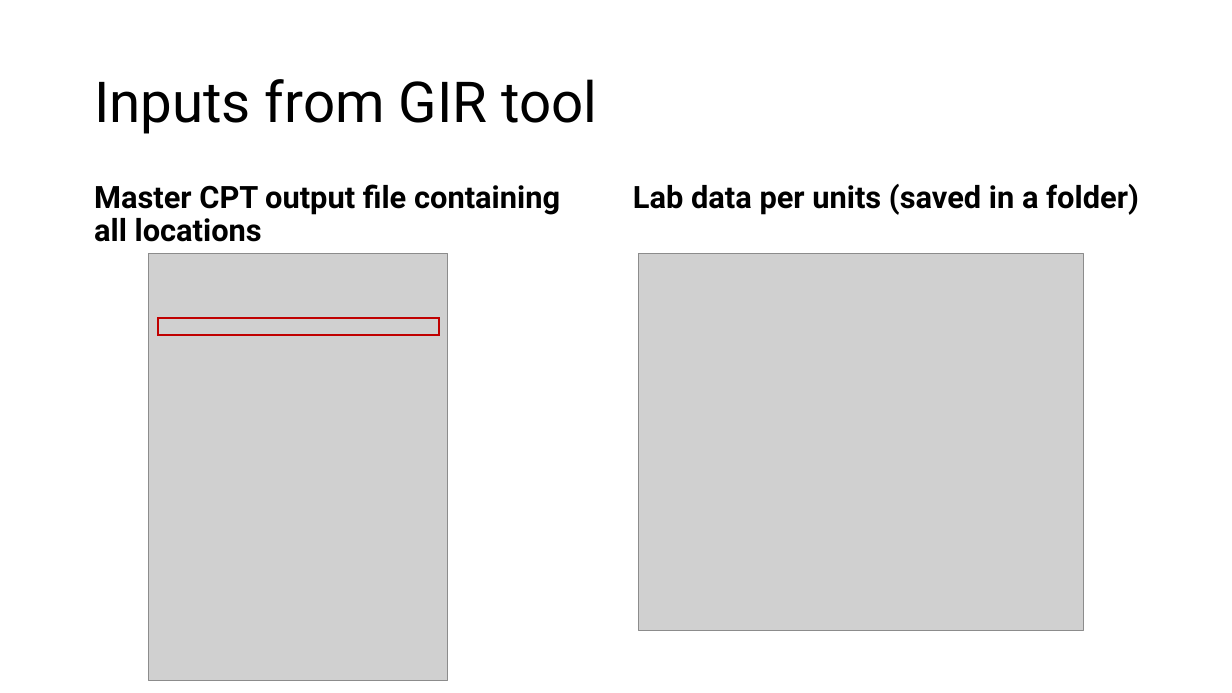
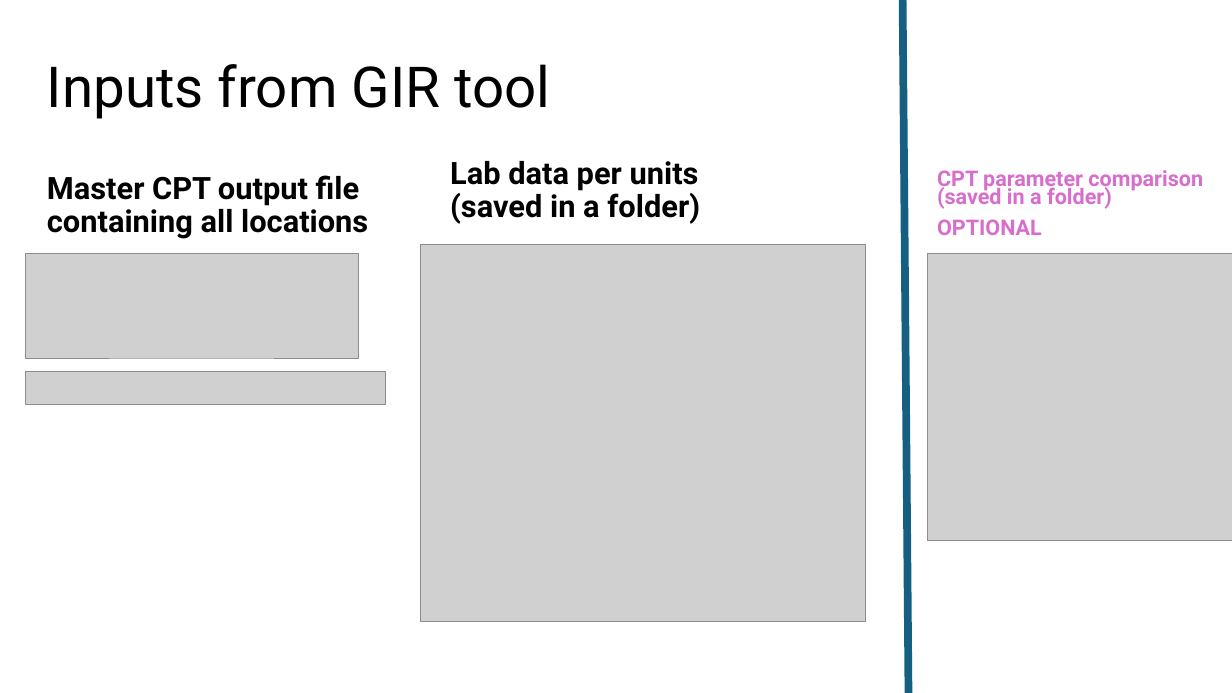
Before and after one commit to hem55-star/DL_template_copy, a slide deck: slide 4 of Instructions_manual_for_DL_template_copy.pptx. Drawn at 1232x693 pixels with LibreOffice and Linux fonts; fonts in the diff are those of the drawing; grey boxes stand for pictures. Boxes give left, top, right and bottom in pixels: in the first picture for what was removed or moved away, otherwise in the second. Text is boxed around its words. In the diff, an @@ line names an element or a change of style, - is before the commit and + after.

Commit message:
Included a new feature for CPT parameter comparison (to plot different CPT correlations of the specific parameter in the same plot)

```diff
--- a/Instructions_manual_for_DL_template_copy.pptx
+++ b/Instructions_manual_for_DL_template_copy.pptx
@@ title "Inputs from GIR tool": place and size @@
-title "Inputs from GIR tool" at [94,79,597,134]
+title "Inputs from GIR tool" at [47,64,550,119]
@@ line added from (903, 0) to (909, 693), #156082 6 pt @@
@@ text "Master CPT output file containing ..." rewrapped from [94,184,560,242] to [47,175,368,239] @@
@@ text "Lab data per units (saved ..." rewrapped from [633,184,1139,215] to [450,161,700,224] @@
@@ text added at [937,170,1203,235], 16.8 pt, text #D86ECC, bold @@
+CPT parameter comparison (saved in a folder)
+OPTIONAL
@@ picture added at [25,253,358,359] @@
@@ picture removed at [149,253,448,681] @@
@@ picture: place and size @@
-picture at [639,253,1083,630]
+picture at [421,244,865,621]
@@ picture added at [928,253,1232,541] @@
@@ rectangle removed at [158,318,440,335] @@
@@ picture added at [25,372,385,404] @@
```
Also in this commit, not shown: 5 other slides changed, 2 slides added, 3 other files.
